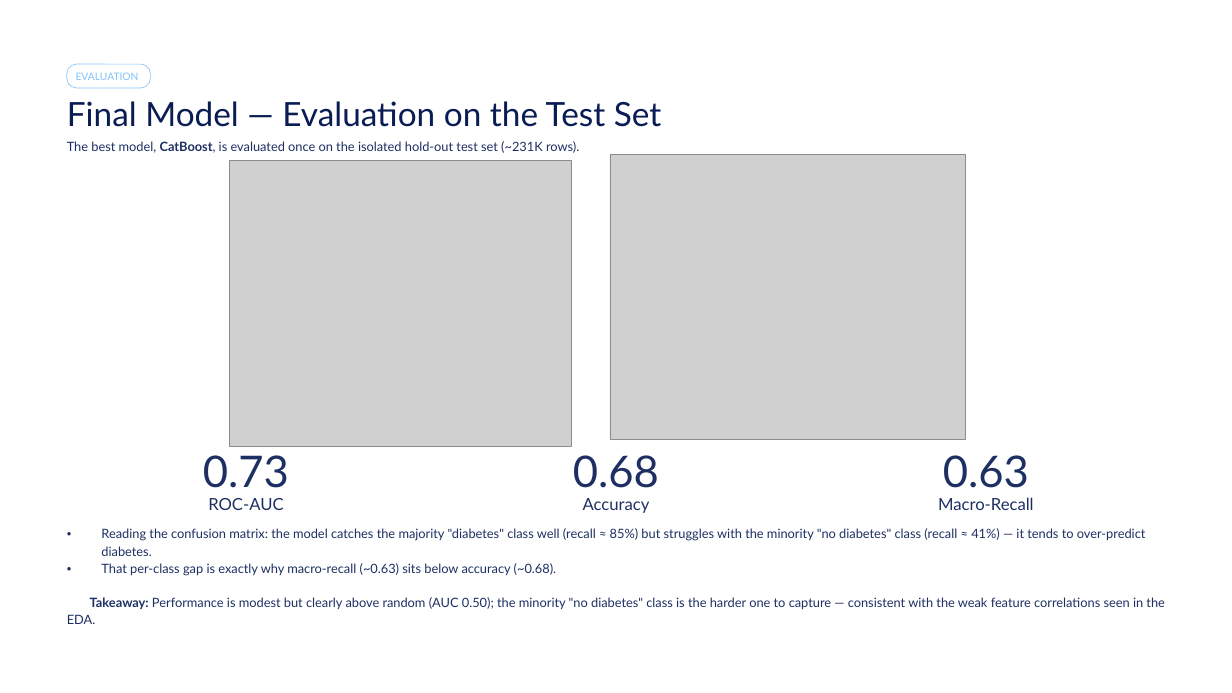
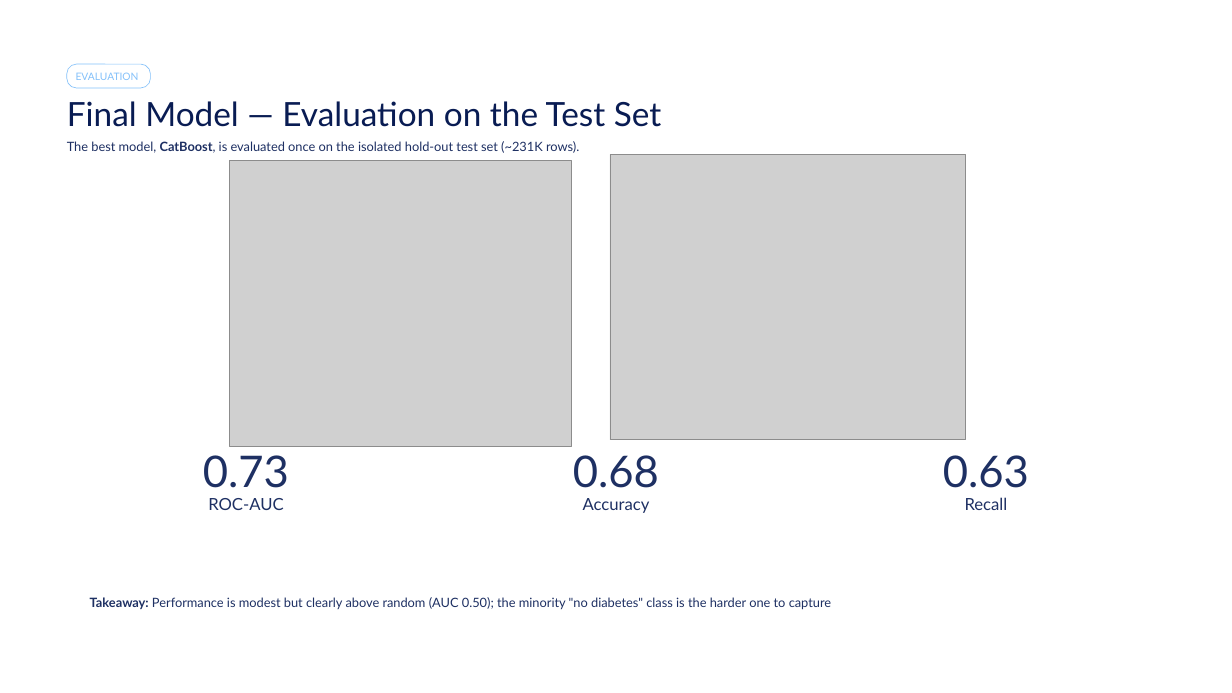
Before and after one commit to LorenzoSansone/Sansone-Diabetes-Prediction-Challenge, a slide deck: slide 14 of docs/diabetes_prediction_presentation.pptx. Drawn at 1232x693 pixels with LibreOffice and Linux fonts; fonts in the diff are those of the drawing; grey boxes stand for pictures; background and template pictures are left out. Boxes give left, top, right and bottom in pixels: in the first picture for what was removed or moved away, otherwise in the second. Text is boxed around its words. In the diff, an @@ line names an element or a change of style, - is before the commit and + after.

Commit message:
presentation

```diff
--- a/docs/diabetes_prediction_presentation.pptx
+++ b/docs/diabetes_prediction_presentation.pptx
@@ text at box(965, 497, 1008, 510): text changed @@
-Macro-Recall
+Recall
@@ text removed at box(101, 528, 1146, 576) @@
-• Reading the confusion matrix: the model catches the majority "diabetes" class well (recall ≈ 85%) but struggles with the minority "no diabetes" class (recall ≈ 41%) — it tends to over-predict diabetes.
-• That per-class gap is exactly why macro-recall (~0.63) sits below accuracy (~0.68).
@@ text at box(90, 597, 831, 610): text changed @@
-Takeaway: Performance is modest but clearly above random (AUC 0.50); the minority "no diabetes" class is the harder one to capture — consistent with the weak feature correlations seen in the EDA.
+Takeaway: Performance is modest but clearly above random (AUC 0.50); the minority "no diabetes" class is the harder one to capture
```
Also in this commit, not shown: 1 other slide changed.
